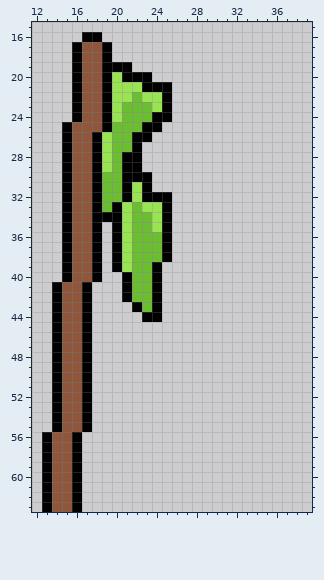
Two states of a pixel-art sprite, Graphics/Atlases/Gameplay/Head2Head/TimeTrial/start01.png. The picture above was drawn from the file before the commit.
The file is 40x64 pixels. Shown: x 12..39, y 15..63.
After the commit:
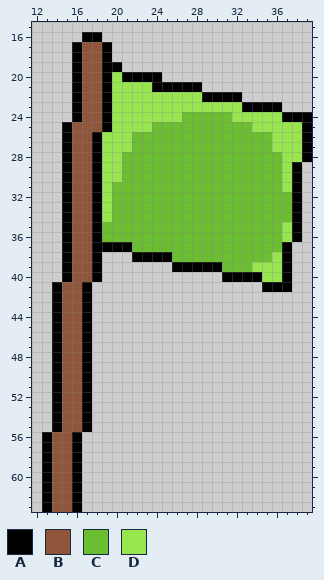
Palette (. is transparent): A #000000  B #8f563b  C #6abe30  D #99e550
Difference:
y 19: x 21 A -> .
y 20: x 24 . -> A
y 21: x 23 A -> D; x 26..28 ... -> AAA
y 22: x 22 C -> D; x 25..32 A....... -> DDDDAAAA
y 23: x 21..23 CCC -> DDD; x 25..36 A........... -> DDDDDDDDAAAA
y 24: x 21..39 CCCAA.............. -> DDDDDDCCCCCDDDDDAAA
y 25: x 20..39 CCCAA............... -> DDDDCCCCCCCCCCDDDDDA
y 26: x 20..39 CCAA................ -> DDCCCCCCCCCCCCCCDDDA
y 27: x 20..39 CCA................. -> DDCCCCCCCCCCCCCCDDDA
y 28: x 20..39 CAA................. -> DCCCCCCCCCCCCCCCCDDA
y 29: x 20..38 CAA................ -> DCCCCCCCCCCCCCCCCDA
y 30: x 19..38 CCAAA............... -> DDCCCCCCCCCCCCCCCCDA
y 31: x 19 C -> D; x 21..38 ADA............... -> CCCCCCCCCCCCCCCCDA
y 32: x 19 C -> D; x 21..38 ADAAA............. -> CCCCCCCCCCCCCCCCCA
y 33: x 19..21 CAD -> DCC; x 23..38 DDA............. -> CCCCCCCCCCCCCCCA
y 34: x 19..21 AAD -> DCC; x 24..38 DA............. -> CCCCCCCCCCCCCCA
y 35: x 19..21 .AD -> CCC; x 24..38 DA............. -> CCCCCCCCCCCCCDA
y 36: x 19..21 .AD -> CCC; x 25..38 A............. -> CCCCCCCCCCCCDA
y 37: x 19 . -> A; x 21 D -> A; x 25..37 A............ -> CCCCCCCCCCCCA
y 38: x 20..24 ADCCC -> ..AAA; x 26..37 ............ -> CCCCCCCCCCDA
y 39: x 20..24 ADCCA -> .....; x 26..37 ............ -> AAAAACCCDDDA
y 40: x 21..24 ACCA -> ....; x 31..37 ....... -> AAAADDA
y 41: x 21..24 ACCA -> ....; x 35..37 ... -> AAA
y 42: x 21..24 ACCA -> ....
y 43: x 22..24 ACA -> ...
y 44: x 23..24 AA -> ..
